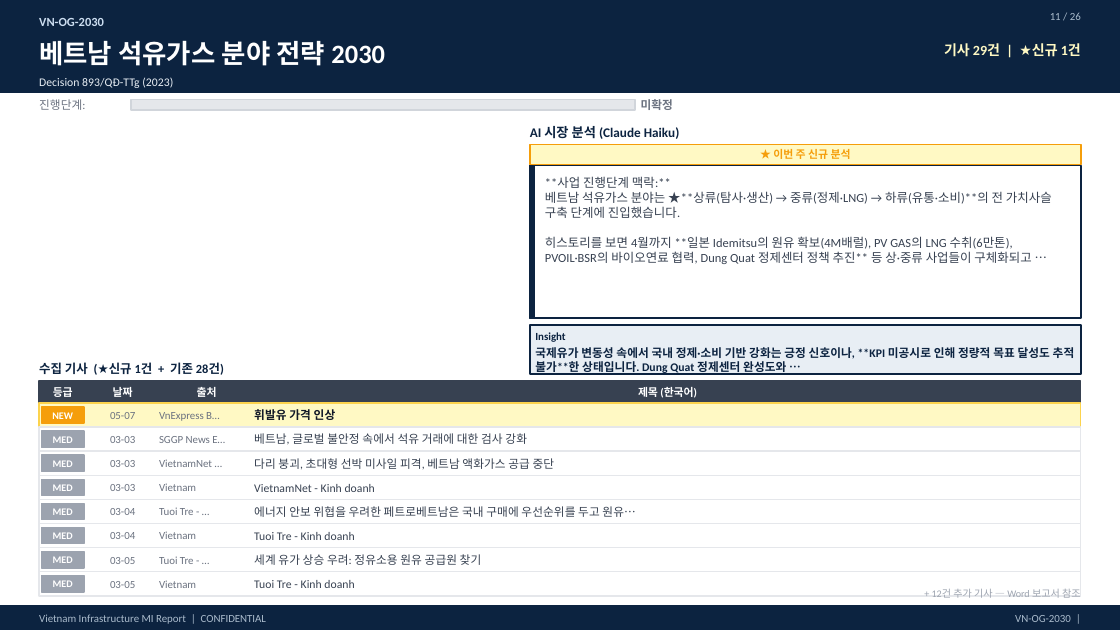
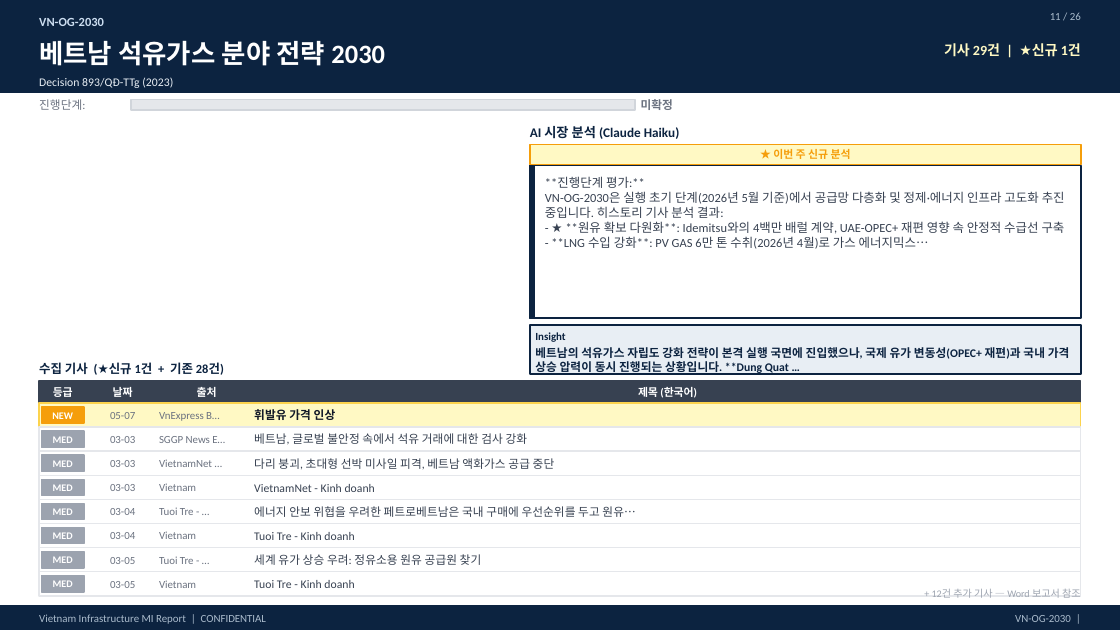
Before and after one commit to hms4792/vietnam-infra-news, a slide deck: slide 11 of docs/reports/VN_Infra_MI_Weekly_Report_20260509.pptx. Drawn at 1120x630 pixels with LibreOffice and Linux fonts; fonts in the diff are those of the drawing. Boxes give left, top, right and bottom in pixels: in the first picture for what was removed or moved away, otherwise in the second. Text is boxed around its words. In the diff, an @@ line names an element or a change of style, - is before the commit and + after.

```diff
--- a/docs/reports/VN_Infra_MI_Weekly_Report_20260509.pptx
+++ b/docs/reports/VN_Infra_MI_Weekly_Report_20260509.pptx
@@ text at (545, 176, 1065, 249): text changed @@
-**사업 진행단계 맥락:**
-베트남 석유가스 분야는 ★**상류(탐사·생산) → 중류(정제·LNG) → 하류(유통·소비)**의 전 가치사슬 구축 단계에 진입했습니다.
-히스토리를 보면 4월까지 **일본 Idemitsu의 원유 확보(4M배럴), PV GAS의 LNG 수취(6만톤), PVOIL·BSR의 바이오연료 협력, Dung Quat 정제센터 정책 추진** 등 상·중류 사업들이 구체화되고 …
+**진행단계 평가:**
+VN-OG-2030은 실행 초기 단계(2026년 5월 기준)에서 공급망 다층화 및 정제·에너지 인프라 고도화 추진 중입니다. 히스토리 기사 분석 결과:
+- ★ **원유 확보 다원화**: Idemitsu와의 4백만 배럴 계약, UAE-OPEC+ 재편 영향 속 안정적 수급선 구축
+- **LNG 수입 강화**: PV GAS 6만 톤 수취(2026년 4월)로 가스 에너지믹스…
@@ text at (535, 347, 1070, 375): text changed @@
-국제유가 변동성 속에서 국내 정제·소비 기반 강화는 긍정 신호이나, **KPI 미공시로 인해 정량적 목표 달성도 추적 불가**한 상태입니다. Dung Quat 정제센터 완성도와 …
+베트남의 석유가스 자립도 강화 전략이 본격 실행 국면에 진입했으나, 국제 유가 변동성(OPEC+ 재편)과 국내 가격 상승 압력이 동시 진행되는 상황입니다. **Dung Quat …
```
Also in this commit, not shown: 18 other slides changed, 6 other files.
